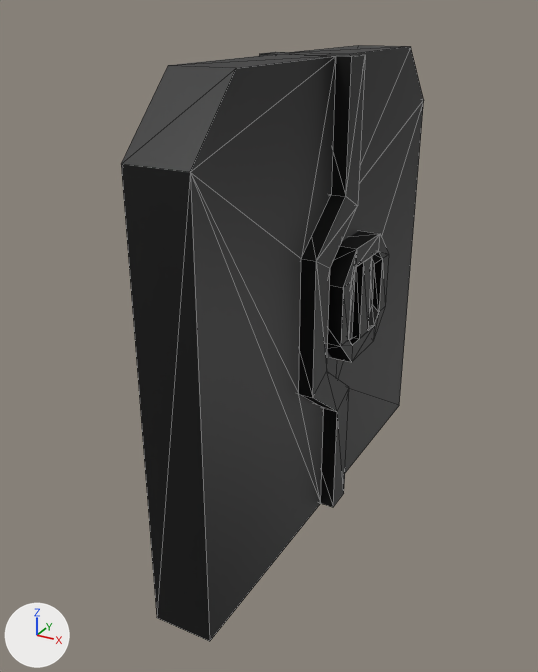
Renders of the glTF model src/map/interactables/doors/_res/twosided_door.glb from each side of a commit.
Before and after are seen from a 50 mm lens placed at (1.29, -2.67, 2.09), pointed at (-0.1, -0.14, 0.83). Every picture has the same lights, and +X, +Y and +Z are marked at lower left. The picture after the commit comes second. Mesh edges are drawn as thin lines. Where no turn or scale is listed for an object, it has been applied to the vertices. Vertices at exactly the same position are counted once.

Names of what the first picture shows: 'big_side', 'knob', 'small_side'.
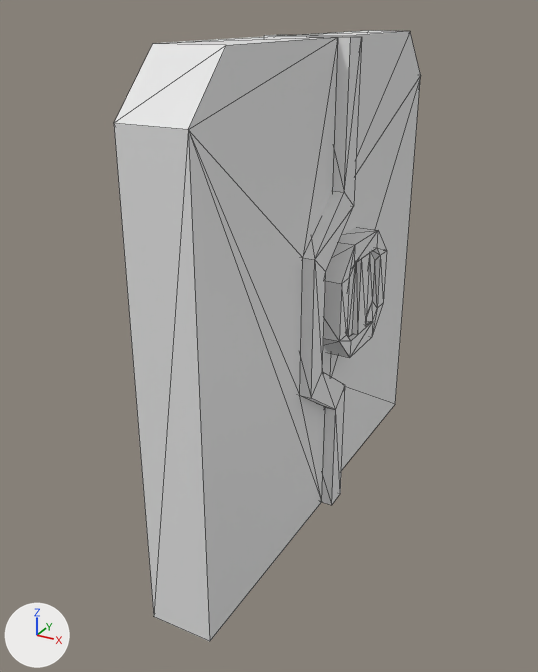
Where the change shows, as pixel boxes (x1, y1, x2, y2) in the pictures (538 x 672 px):
'small_side', recoloured, reshaped (black to white): before (121, 54, 336, 641); after (114, 36, 338, 641)
'big_side', recoloured, reshaped: before (260, 45, 424, 507); after (265, 30, 421, 505)
'knob', recoloured, moved: before (327, 231, 389, 362); after (323, 227, 387, 358)

The change in detail:
Material 'uv_basic_interior' (mat_uv_basic_interior) is new.
Its base color is (0.8, 0.8, 0.8) (white #e7e7e7).
me_twosided_door_bigside is used by ob_big_side; location (0.0, 0.0, 0.0).
me_twosided_door_bigside had 48 vertices, 85 faces and spanned x -0.19..0.19, y -0.31..1.0, z 0.0..1.94.
me_twosided_door_bigside no longer uses material mat_corridor (black #000000).
me_twosided_door_bigside now has 48 vertices, 85 faces and spans x -0.18..0.18, y -0.3..1.0, z 0.0..2.0.
me_twosided_door_bigside part 1: 48 of 48 vertices moved; they spanned x -0.19..0.19, y -0.31..1.0, z 0.0..1.94 and now span x -0.18..0.18, y -0.3..1.0, z 0.0..2.0; mean shift (0.0, 0.0, 0.02).
me_twosided_door_bigside gains material mat_uv_basic_interior (white #e7e7e7).
me_twosided_door_knob is used by ob_knob; location (0.0, 0.125, 0.969).
me_twosided_door_knob had 72 vertices, 132 faces and spanned x -0.22..0.22, y -0.25..0.25, z -0.25..0.25.
me_twosided_door_knob no longer uses material mat_corridor (black #000000).
me_twosided_door_knob now has 72 vertices, 132 faces and spans x -0.2..0.2, y -0.25..0.25, z -0.25..0.25.
Edits to the shape of me_twosided_door_knob do not show in these pictures.
me_twosided_door_knob gains material mat_uv_basic_interior (white #e7e7e7).
me_twosided_door_smallside is used by ob_small_side; location (0.0, 0.0, 0.0).
me_twosided_door_smallside had 18 vertices, 30 faces and spanned x -0.11..0.12, y -1.0..-0.06, z 0.0..1.94.
me_twosided_door_smallside no longer uses material mat_corridor (black #000000).
me_twosided_door_smallside now has 18 vertices, 30 faces and spans x -0.13..0.12, y -1.0..-0.05, z 0.0..2.0.
me_twosided_door_smallside part 2: 17 of 18 vertices moved; they spanned x -0.11..0.12, y -1.0..-0.06, z 0.0..1.94 and now span x -0.13..0.12, y -1.0..-0.05, z 0.0..2.0; mean shift (-0.01, 0.0, 0.03); largest move (-0.11, -1.0, 1.69) -> (-0.13, -1.0, 1.8).
me_twosided_door_smallside gains material mat_uv_basic_interior (white #e7e7e7).
Object 'knob' (ob_knob) moves from (0.0, 0.125, 0.969) to (0.0, 0.15, 0.975).
